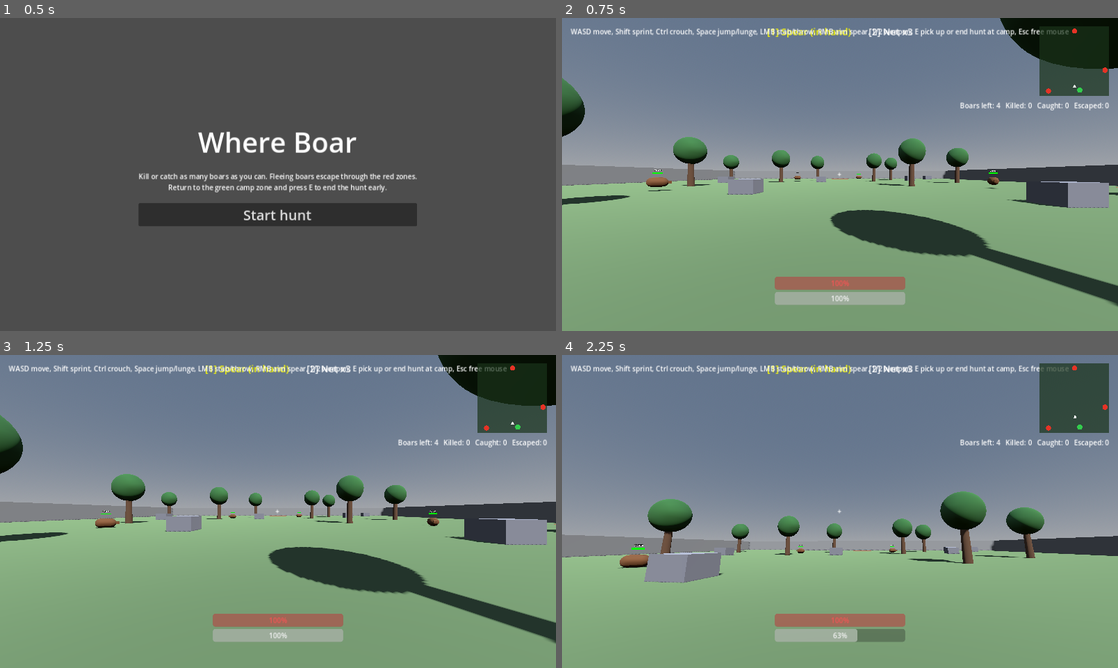
Above: before the commit, frames 1-4 (two rows, left to right).
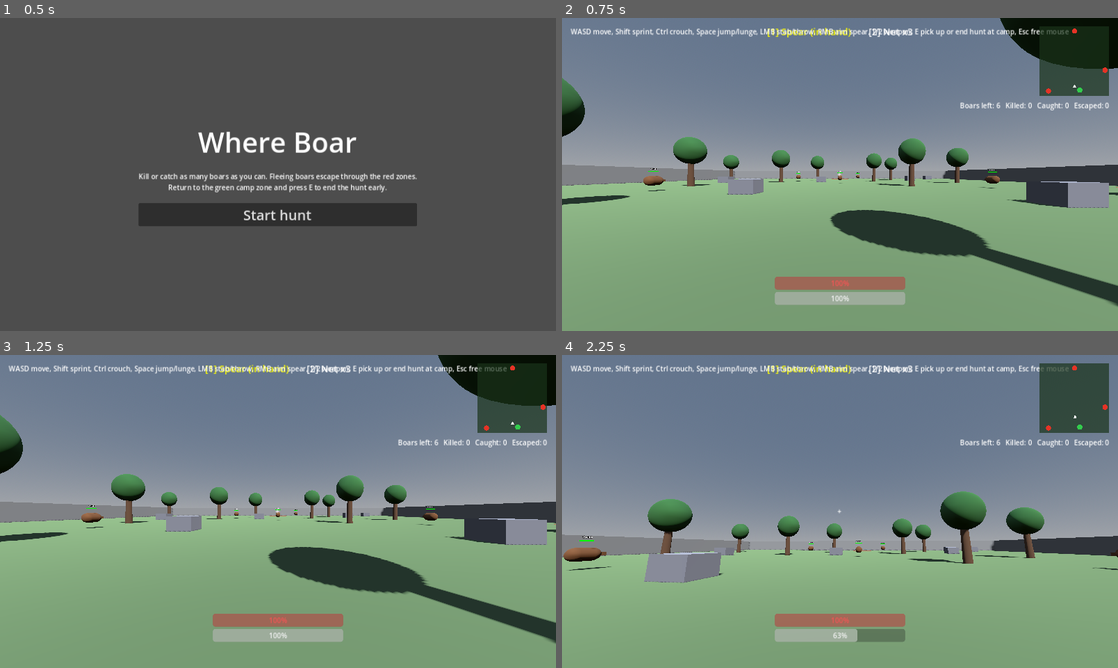
Above: after the commit, the same moments.

Repository: bageus/where-boar
Game: Godot game, scene res://game/bootstrap/app/main.tscn
Two runs of this game, one before a commit and one after it. Both use one fixed random seed, a clock stepped at 60 frames per second and the inputs below.
Inputs (mouse positions are in pixels of both pictures, inside the frame that each line leads up to):
- Up to frame 1 (0.5 s): no input
- Up to frame 2 (0.75 s): click "Start hunt" at 0.5 s
- Up to frame 3 (1.25 s): no input
- Up to frame 4 (2.25 s): move the mouse to (867, 511) at 1.27 s; hold Shift (sprint) 1.28-2.03 s; hold W (move_forward) from 1.28 s (still down); tap Space (jump) at 1.52 s; move the mouse to (812, 511) at 2.02 s; right-click (812, 511) at 2.1 s

Frame 1 is identical in both runs. In frame 2, 0.3% of the frame differs, in the area x 14-79%, y 27-56%; in frame 3, 0.4%; in frame 4, 0.7%, in the area x 0-100%, y 27-69%.
Error after the commit: Invalid access to property or key 'spawn_weight' on a base object of type 'Resource'. (res://game/features/boar/public/boar_types.gd:20)

Commit message:
P3-002: five boar types as data with rarity-weighted spawn and per-type rewards
Co-Authored-By: Claude Opus 5.5 <noreply@anthropic.com>
Claude-Session: https://claude.ai/code/session_01XSFBnjFKXLtHPaufcuGWLw

Diff:
--- a/game/bootstrap/app/tests/run_hunt_map_smoke_test.gd
+++ b/game/bootstrap/app/tests/run_hunt_map_smoke_test.gd
@@ -34,7 +34,7 @@
 	var boars := _map.get_node("Boars").get_children()
 	match _frame:
 		2:
-			_check(boars.size() == 4, "four boars spawn")
+			_check(boars.size() == 6, "six boars spawn")
 			# Put the hunter 5 m from the first boar, facing it; it must start fleeing.
 			hunter.global_position = boars[0].global_position + Vector3(0, -0.4, 5)
 			hunter.rotation = Vector3.ZERO
@@ -58,7 +58,7 @@
 		120:
 			_check(boars[2].state_name() == "PANIC", "thrown spear hits and panics boar")
 			_check(not hunter.loadout.spear_in_hand and hunter.loadout.nets == 2, "loadout spent")
-			_check(_map.hunt.remaining() == 3 and _map.hunt.count_all(BoarOutcome.Kind.CAPTURED) == 1, "goal counts the capture")
+			_check(_map.hunt.remaining() == 5 and _map.hunt.count_all(BoarOutcome.Kind.CAPTURED) == 1, "goal counts the capture")
 			_check(boars[2].get_node("HealthBar/Fill").scale.x < 1.0, "health bar shrinks after a hit")
 			hunter.global_position = _map.get_node("ReturnPoint").global_position
 			hunter.interacted.emit()
--- /dev/null
+++ b/game/features/boar/content/boar_aggressive_red.tres
@@ -0,0 +1,19 @@
+[gd_resource type="Resource" script_class="BoarType" load_steps=2 format=3]
+
+[ext_resource type="Script" path="res://game/features/boar/public/boar_type.gd" id="1_type"]
+
+[resource]
+script = ExtResource("1_type")
+id = "aggressive_red"
+display_name = "Angry boar"
+color = Color(0.75, 0.2, 0.15, 1)
+spawn_weight = 20.0
+max_health = 4
+damage = 2
+flee_speed = 8.0
+panic_speed = 10.0
+perception_radius = 12.0
+aggression = 1.0
+knock_scale = 1.0
+reward_dead = 6
+reward_captured = 10
--- /dev/null
+++ b/game/features/boar/content/boar_armored_black.tres
@@ -0,0 +1,19 @@
+[gd_resource type="Resource" script_class="BoarType" load_steps=2 format=3]
+
+[ext_resource type="Script" path="res://game/features/boar/public/boar_type.gd" id="1_type"]
+
+[resource]
+script = ExtResource("1_type")
+id = "armored_black"
+display_name = "Armored boar"
+color = Color(0.12, 0.12, 0.14, 1)
+spawn_weight = 8.0
+max_health = 8
+damage = 2
+flee_speed = 6.5
+panic_speed = 8.0
+perception_radius = 10.0
+aggression = 0.5
+knock_scale = 0.2
+reward_dead = 8
+reward_captured = 14
--- /dev/null
+++ b/game/features/boar/content/boar_common_brown.tres
@@ -0,0 +1,19 @@
+[gd_resource type="Resource" script_class="BoarType" load_steps=2 format=3]
+
+[ext_resource type="Script" path="res://game/features/boar/public/boar_type.gd" id="1_type"]
+
+[resource]
+script = ExtResource("1_type")
+id = "common_brown"
+display_name = "Forest boar"
+color = Color(0.42, 0.27, 0.16, 1)
+spawn_weight = 50.0
+max_health = 3
+damage = 1
+flee_speed = 8.0
+panic_speed = 10.0
+perception_radius = 12.0
+aggression = 0.35
+knock_scale = 1.0
+reward_dead = 2
+reward_captured = 4
--- /dev/null
+++ b/game/features/boar/content/boar_golden_tusk.tres
@@ -0,0 +1,19 @@
+[gd_resource type="Resource" script_class="BoarType" load_steps=2 format=3]
+
+[ext_resource type="Script" path="res://game/features/boar/public/boar_type.gd" id="1_type"]
+
+[resource]
+script = ExtResource("1_type")
+id = "golden_tusk"
+display_name = "Golden tusk"
+color = Color(0.95, 0.75, 0.15, 1)
+spawn_weight = 2.0
+max_health = 5
+damage = 2
+flee_speed = 10.5
+panic_speed = 12.0
+perception_radius = 22.0
+aggression = 0.3
+knock_scale = 1.0
+reward_dead = 10
+reward_captured = 20
--- /dev/null
+++ b/game/features/boar/content/boar_runner_grey.tres
@@ -0,0 +1,19 @@
+[gd_resource type="Resource" script_class="BoarType" load_steps=2 format=3]
+
+[ext_resource type="Script" path="res://game/features/boar/public/boar_type.gd" id="1_type"]
+
+[resource]
+script = ExtResource("1_type")
+id = "runner_grey"
+display_name = "Runner"
+color = Color(0.55, 0.55, 0.58, 1)
+spawn_weight = 20.0
+max_health = 3
+damage = 1
+flee_speed = 10.0
+panic_speed = 11.5
+perception_radius = 16.0
+aggression = 0.2
+knock_scale = 1.0
+reward_dead = 4
+reward_captured = 7
--- a/game/features/boar/module.json
+++ b/game/features/boar/module.json
@@ -1,14 +1,16 @@
 {
   "id": "features.boar",
   "layer": "features",
-  "purpose": "Own boar state: type, health, capture, death and escape (M002, M004, M006), and the boar agent scene that steers by it.",
+  "purpose": "Own boar state and the five authored boar types: type, health, capture, death and escape (M002, M004, M006), and the boar agent scene that steers by it.",
   "state_owner": [
     "Boar runtime state for one hunt"
   ],
   "public_api": [
     "public/boar_outcome.gd",
     "public/boar_body.tscn",
-    "public/boar_body.gd"
+    "public/boar_body.gd",
+    "public/boar_type.gd",
+    "public/boar_types.gd"
   ],
   "dependencies": []
 }
--- a/game/features/boar/public/boar_body.gd
+++ b/game/features/boar/public/boar_body.gd
@@ -5,12 +5,10 @@
 const Boar = preload("res://game/features/boar/domain/boar.gd")
 const BoarSenses = preload("res://game/features/boar/domain/boar_senses.gd")
 const BoarOutcome = preload("res://game/features/boar/public/boar_outcome.gd")
-
-# ASSUMPTION numbers (D013), tuned in phase 2. Flee and panic outrun a sprinting hunter (7 m/s).
+const BoarType = preload("res://game/features/boar/public/boar_type.gd")
+
+# ASSUMPTION numbers (D013); per-type speeds and senses live in BoarType.
 const WANDER_SPEED := 1.5
-const FLEE_SPEED := 8.0
-const PANIC_SPEED := 10.0
-const PERCEPTION_RADIUS := 12.0
 const ESCAPE_RADIUS := 3.0
 const WANDER_TURN_SECONDS := 2.0
 const PANIC_TURN_SECONDS := 0.6
@@ -24,18 +22,13 @@
 # Charge after an attack (D018), ASSUMPTION numbers (D013).
 const PANIC_SECONDS := 2.5
 const CHARGE_SECONDS := 4.0
-const CHARGE_SPEED := 9.0
 ## Hunter health lost per point of boar damage (hunter health 100, boar damage 1–2).
 const HP_PER_DAMAGE := 20
 
 ## Fact: the boar's hunt ended (DEAD, CAPTURED or ESCAPED); kind is a BoarOutcome.Kind.
 signal outcome_reached(type_id: String, kind: int)
 
-@export var type_id := "common_brown"
-@export var max_health := 3
-@export var damage := 1
-## Chance that a panicking boar turns and charges the hunter.
-@export_range(0.0, 1.0) var aggression := 0.35
+@export var boar_type: BoarType = preload("res://game/features/boar/content/boar_common_brown.tres")
 
 ## Injected by the scene that spawns the boar.
 var hunter: Node3D
@@ -60,7 +53,11 @@
 
 
 func _ready() -> void:
-	boar = Boar.new(type_id, max_health)
+	boar = Boar.new(boar_type.id, boar_type.max_health)
+	var hide := StandardMaterial3D.new()
+	hide.albedo_color = boar_type.color
+	$Body.material_override = hide
+	$Snout.material_override = hide
 	_show_state()
 
 
@@ -79,7 +76,7 @@
 
 ## Knocked by a ram or another boar: pushed along `impulse` for a moment.
 func knock(impulse: Vector3, _damage: int = 0) -> void:
-	_knock = impulse
+	_knock = impulse * boar_type.knock_scale
 
 
 func _after_change() -> void:
@@ -102,7 +99,7 @@
 	var pos := Vector2(global_position.x, global_position.z)
 	var hunter_pos := Vector2(hunter.global_position.x, hunter.global_position.z)
 	var before := boar.state
-	BoarSenses.perceive(boar, pos, hunter_pos, PERCEPTION_RADIUS)
+	BoarSenses.perceive(boar, pos, hunter_pos, boar_type.perception_radius)
 	for zone in escape_zones:
 		BoarSenses.enter_zone(boar, pos, zone, ESCAPE_RADIUS)
 	if boar.state == Boar.State.ESCAPED:
@@ -124,7 +121,7 @@
 func _maybe_charge() -> void:
 	if boar.state == Boar.State.PANIC and _state_time >= PANIC_SECONDS and not _charge_rolled:
 		_charge_rolled = true
-		if randf() < aggression:
+		if randf() < boar_type.aggression:
 			boar.charge()
 	elif boar.state == Boar.State.CHARGE and _state_time >= CHARGE_SECONDS:
 		boar.end_charge()
@@ -141,16 +138,16 @@
 			_heading = Vector2.from_angle(_turn)
 		Boar.State.FLEE:
 			_heading = BoarSenses.flee_heading(pos, hunter_pos, escape_zones)
-			speed = FLEE_SPEED
+			speed = boar_type.flee_speed
 		Boar.State.CHARGE:
 			_heading = (hunter_pos - pos).normalized()
-			speed = CHARGE_SPEED
+			speed = boar_type.flee_speed
 		_:
 			if _turn_left <= 0.0:
 				_turn = randf_range(-PANIC_TURN_MAX, PANIC_TURN_MAX)
 				_turn_left = PANIC_TURN_SECONDS
 			_heading = BoarSenses.flee_heading(pos, hunter_pos, escape_zones).rotated(_turn)
-			speed = PANIC_SPEED
+			speed = boar_type.panic_speed
 	if _wall != Vector2.ZERO and _heading.dot(_wall) < 0.0 and boar.state != Boar.State.WANDER:
 		var zone := BoarSenses.nearest_zone(pos, escape_zones)
 		var toward := escape_zones[zone] - pos if zone != -1 else pos - hunter_pos
@@ -177,7 +174,7 @@
 		if other.has_method("knock") and _ram_cooldown <= 0.0 and Vector2(velocity.x, velocity.z).length() >= RAM_MIN_SPEED:
 			var push := Vector3(velocity.x, 0.0, velocity.z).normalized()
 			var charging := boar.state == Boar.State.CHARGE
-			other.knock(push * RAM_IMPULSE + Vector3.UP * 3.0, damage * HP_PER_DAMAGE if charging else 0)
+			other.knock(push * RAM_IMPULSE + Vector3.UP * 3.0, boar_type.damage * HP_PER_DAMAGE if charging else 0)
 			_ram_cooldown = RAM_COOLDOWN
 			if charging:
 				boar.end_charge()
@@ -196,12 +193,12 @@
 	var kind := boar.outcome_kind()
 	if kind != BoarOutcome.Kind.NONE and not _reported:
 		_reported = true
-		outcome_reached.emit(type_id, kind)
+		outcome_reached.emit(boar_type.id, kind)
 
 
 func _show_state() -> void:
 	_label.text = state_name()
 	# Health bar over the boar, green when full, red when nearly dead (section 16); shrinks to its centre.
-	var ratio := float(boar.health) / max_health
+	var ratio := float(boar.health) / boar_type.max_health
 	_health_fill.scale.x = maxf(ratio, 0.001)
 	(_health_fill.material_override as StandardMaterial3D).albedo_color = Color.RED.lerp(Color.GREEN, ratio)
--- /dev/null
+++ b/game/features/boar/public/boar_type.gd
@@ -0,0 +1,22 @@
+class_name BoarType
+extends Resource
+
+## Authored boar type (section 15): looks, numbers and rewards. Treated as immutable at runtime.
+
+## Stable id used in results and rewards, e.g. "common_brown".
+@export var id := ""
+@export var display_name := ""
+@export var color := Color(0.42, 0.27, 0.16)
+## Relative spawn weight; rarer types have smaller weights.
+@export var spawn_weight := 1.0
+@export var max_health := 3
+@export var damage := 1
+@export var flee_speed := 8.0
+@export var panic_speed := 10.0
+@export var perception_radius := 12.0
+## Chance that a panicking boar turns and charges (D018).
+@export_range(0.0, 1.0) var aggression := 0.35
+## Share of a ram's knockback this boar takes; armored boars barely move.
+@export_range(0.0, 1.0) var knock_scale := 1.0
+@export var reward_dead := 2
+@export var reward_captured := 4
--- /dev/null
+++ b/game/features/boar/public/boar_types.gd
@@ -0,0 +1,42 @@
+extends RefCounted
+
+## The five MVP boar types (D022) and rarity-weighted picks.
+
+const BoarType = preload("res://game/features/boar/public/boar_type.gd")
+
+const ALL: Array[BoarType] = [
+	preload("res://game/features/boar/content/boar_common_brown.tres"),
+	preload("res://game/features/boar/content/boar_runner_grey.tres"),
+	preload("res://game/features/boar/content/boar_aggressive_red.tres"),
+	preload("res://game/features/boar/content/boar_armored_black.tres"),
+	preload("res://game/features/boar/content/boar_golden_tusk.tres"),
+]
+
+
+## Picks a type by spawn weight; roll is uniform in [0, 1).
+static func pick(roll: float) -> BoarType:
+	var total := 0.0
+	for type in ALL:
+		total += type.spawn_weight
+	var left := roll * total
+	for type in ALL:
+		left -= type.spawn_weight
+		if left < 0.0:
+			return type
+	return ALL[-1]
+
+
+static func find(id: String) -> BoarType:
+	for type in ALL:
+		if type.id == id:
+			return type
+	push_error("Unknown boar type: " + id)
+	return null
+
+
+## type id -> {"dead": tusks, "captured": tusks}, the shape Hunt.tusks expects.
+static func rewards() -> Dictionary:
+	var table := {}
+	for type in ALL:
+		table[type.id] = {"dead": type.reward_dead, "captured": type.reward_captured}
+	return table
--- a/game/features/boar/tests/run_boar_tests.gd
+++ b/game/features/boar/tests/run_boar_tests.gd
@@ -2,6 +2,7 @@
 
 const Boar = preload("res://game/features/boar/domain/boar.gd")
 const BoarOutcome = preload("res://game/features/boar/public/boar_outcome.gd")
+const BoarTypes = preload("res://game/features/boar/public/boar_types.gd")
 
 
 func _init() -> void:
@@ -13,6 +14,7 @@
 	failures += _check(_escape_only_when_fleeing(), "escape only when fleeing")
 	failures += _check(_trap_held_counts_as_captured(), "trap held to hunt end counts as captured")
 	failures += _check(_only_panic_turns_to_charge(), "only a panicking boar charges, then flees")
+	failures += _check(_types_pick_by_weight(), "five types, rarer types need higher rolls")
 	print("boar tests: %d failure(s)" % failures)
 	quit(1 if failures else 0)
 
@@ -78,3 +80,11 @@
 	var stays := boar.state == Boar.State.CHARGE
 	boar.end_charge()
 	return calm.state == Boar.State.WANDER and charging and stays and boar.state == Boar.State.FLEE
+
+
+func _types_pick_by_weight() -> bool:
+	var ids := BoarTypes.ALL.map(func(type: Resource) -> String: return type.id)
+	return ids == ["common_brown", "runner_grey", "aggressive_red", "armored_black", "golden_tusk"] \
+		and BoarTypes.pick(0.0).id == "common_brown" \
+		and BoarTypes.pick(0.999).id == "golden_tusk" \
+		and BoarTypes.rewards()["golden_tusk"] == {"dead": 10, "captured": 20}
--- a/game/features/hunt/public/hunt.gd
+++ b/game/features/hunt/public/hunt.gd
@@ -4,15 +4,7 @@
 ## Results of one hunt (M007): outcome counts per boar type and when the hunt is over.
 
 const BoarOutcome = preload("res://game/features/boar/public/boar_outcome.gd")
-
-## Tusks per boar type, GAME_SPEC section 15 (ASSUMPTION numbers, D013).
-const REWARDS := {
-	"common_brown": {"dead": 2, "captured": 4},
-	"runner_grey": {"dead": 4, "captured": 7},
-	"aggressive_red": {"dead": 6, "captured": 10},
-	"armored_black": {"dead": 8, "captured": 14},
-	"golden_tusk": {"dead": 10, "captured": 20},
-}
+const BoarTypes = preload("res://game/features/boar/public/boar_types.gd")
 
 ## Boars on the map when the hunt started.
 var total := 0
@@ -63,7 +55,8 @@
 
 
 ## rewards: type_id -> {"dead": int, "captured": int}. Missing types pay nothing.
-func tusks(rewards: Dictionary = REWARDS) -> int:
+## Defaults to the authored boar types' rewards (section 15).
+func tusks(rewards: Dictionary = BoarTypes.rewards()) -> int:
 	var total_tusks := 0
 	for type_id in _counts:
 		var reward: Dictionary = rewards.get(type_id, {})
--- a/game/presentation/hunt_map/public/hunt_map.gd
+++ b/game/presentation/hunt_map/public/hunt_map.gd
@@ -5,12 +5,13 @@
 const BoarScene = preload("res://game/features/boar/public/boar_body.tscn")
 const Hunt = preload("res://game/features/hunt/public/hunt.gd")
 const BoarOutcome = preload("res://game/features/boar/public/boar_outcome.gd")
+const BoarTypes = preload("res://game/features/boar/public/boar_types.gd")
 
 ## Fact: the hunter returned to camp, was downed, or no free boars are left.
 signal hunt_ended(hunt: Hunt)
 
 ## ASSUMPTION: boars per prototype hunt.
-const BOAR_COUNT := 4
+const BOAR_COUNT := 6
 const RETURN_RADIUS := 3.0
 
 var hunt: Hunt
@@ -28,6 +29,7 @@
 	hunt = Hunt.new(mini(BOAR_COUNT, spawns.size()))
 	for i in hunt.total:
 		var boar := BoarScene.instantiate()
+		boar.boar_type = BoarTypes.pick(randf())
 		boar.hunter = _hunter
 		boar.escape_zones = zones
 		boar.position = spawns[i].position
--- a/game/presentation/menus/public/results_screen.gd
+++ b/game/presentation/menus/public/results_screen.gd
@@ -4,13 +4,15 @@
 
 const Hunt = preload("res://game/features/hunt/public/hunt.gd")
 const BoarOutcome = preload("res://game/features/boar/public/boar_outcome.gd")
+const BoarTypes = preload("res://game/features/boar/public/boar_types.gd")
 
 
 func show_results(hunt: Hunt) -> void:
 	var lines: PackedStringArray = []
 	for type_id in hunt.type_ids():
+		var type := BoarTypes.find(type_id)
 		lines.append("%s: killed %d, caught %d, escaped %d" % [
-			type_id,
+			type.display_name if type else type_id,
 			hunt.count(type_id, BoarOutcome.Kind.DEAD),
 			hunt.count(type_id, BoarOutcome.Kind.CAPTURED),
 			hunt.count(type_id, BoarOutcome.Kind.ESCAPED),
Not shown, added: game/features/boar/public/boar_type.gd.uid
Not shown, added: game/features/boar/public/boar_types.gd.uid
Not shown, changed: ACTIVE_TASK.md
Not shown, changed: BACKLOG.md
Not shown, changed: GAME_SPEC.md
Not shown, changed: PROJECT_STATE.md
